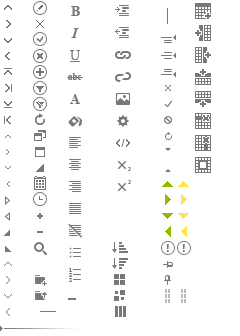
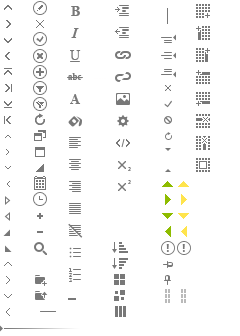
Layers edited between the first and the second 240x336 image:
painted on "table" over left=195, top=3, right=211, bottom=173
